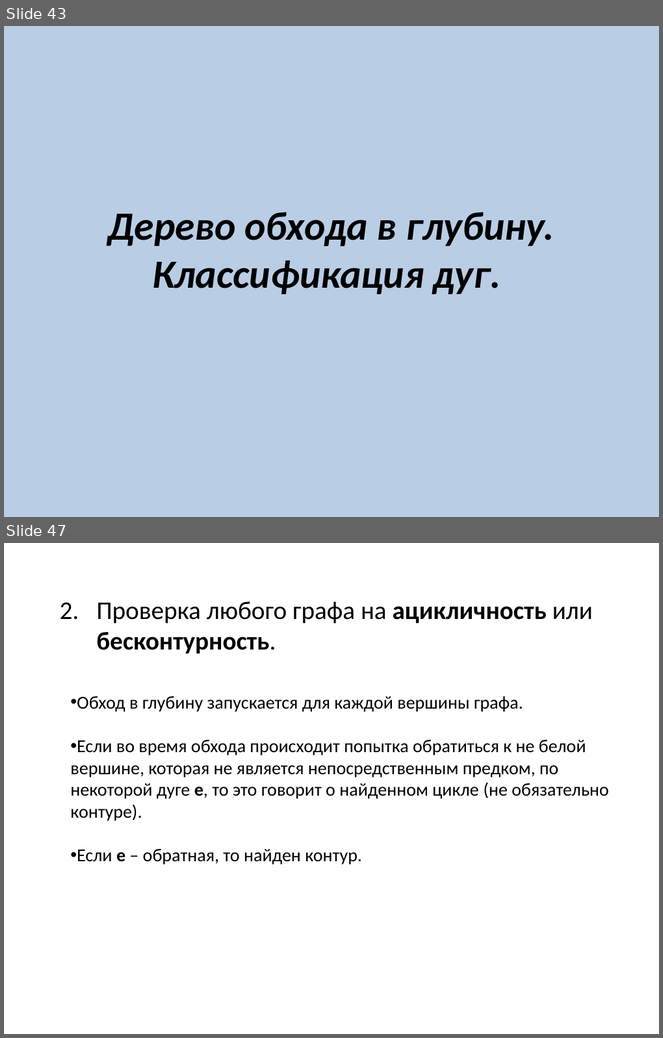
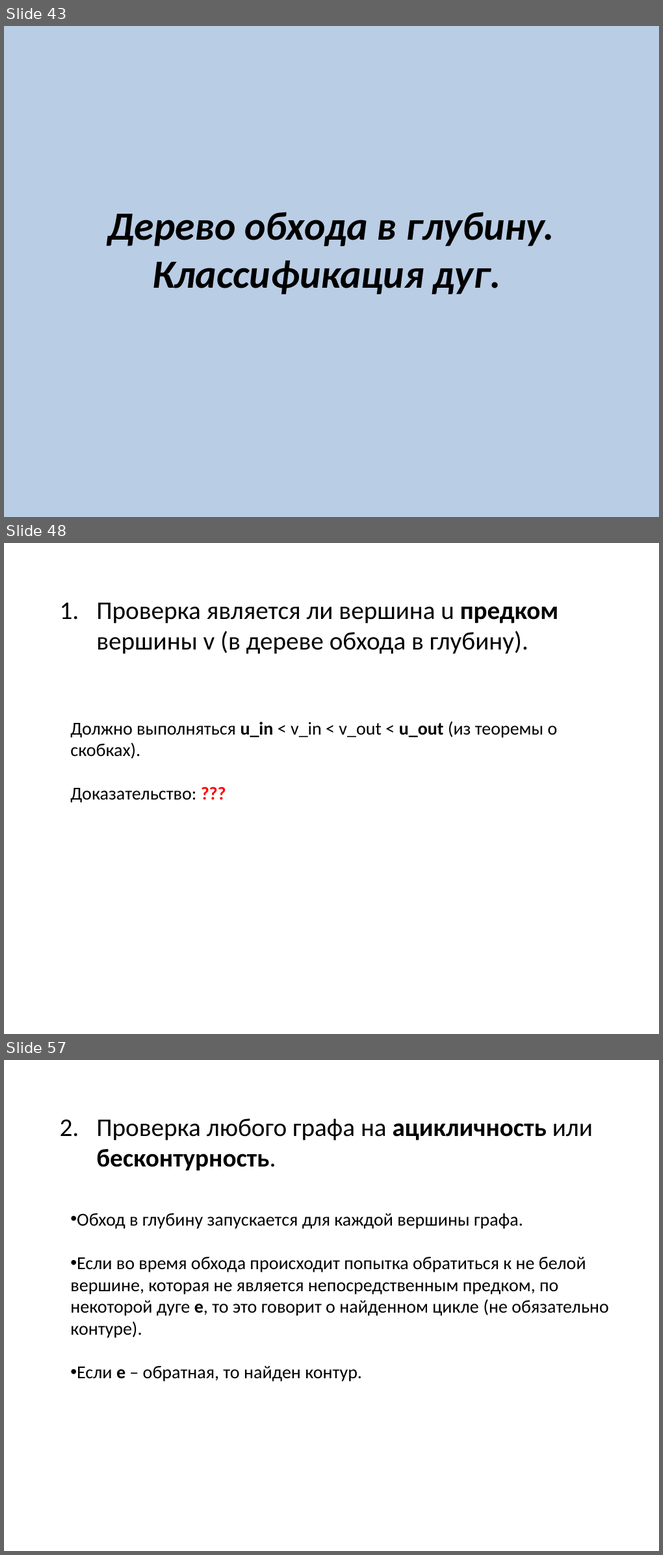
Before and after one commit to SteinbergOB/ANG, a slide deck: Презентации/Лекция 1.pptx. Shown one above the other, each under a label of ours: slides 43 and 47 before the commit, slides 43, 48 and 57 after it; the slides between them are not shown. The pictures are 663x1038 and 663x1555 pixels, drawn with LibreOffice and Linux fonts; fonts in the diff are those of the drawing. Boxes give left, top, right and bottom in pixels: in the first picture for what was removed or moved away, otherwise in the second. Text is boxed around its words. In the diff, an @@ line names an element or a change of style, - is before the commit and + after.

```diff
--- a/Презентации/Лекция 1.pptx
+++ b/Презентации/Лекция 1.pptx
@@ slide 48 added at (4,543,659,1034), background #FFFFFF @@
@@ text added at (96,603,559,654), 28 pt, text #000000 @@
+1. Проверка является ли вершина u предком вершины v (в дереве обхода в глубину).
@@ text added at (70,721,558,803), 20 pt, text #000000 @@
+Должно выполняться u_in < v_in < v_out < u_out (из теоремы о скобках).
+Доказательство: ???
@@ what was slide 47 is now slide 57 @@
```
Also in this commit, not shown: 4 slides changed, 9 other slides added, 1 other file.
